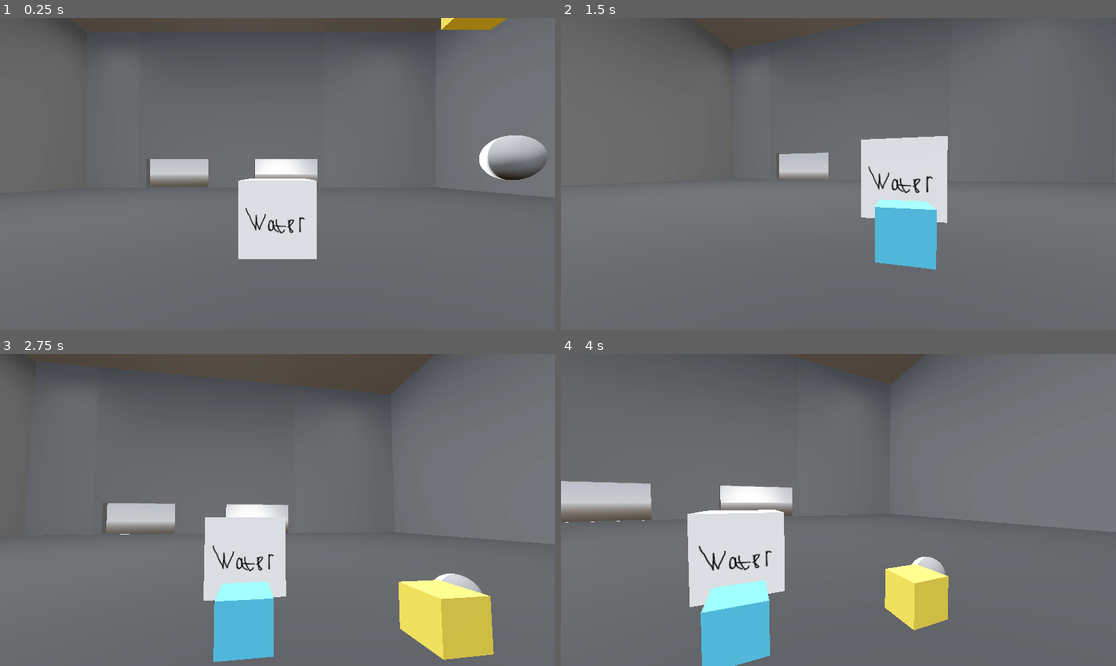
Above: before the commit, frames 1-4 (two rows, left to right).
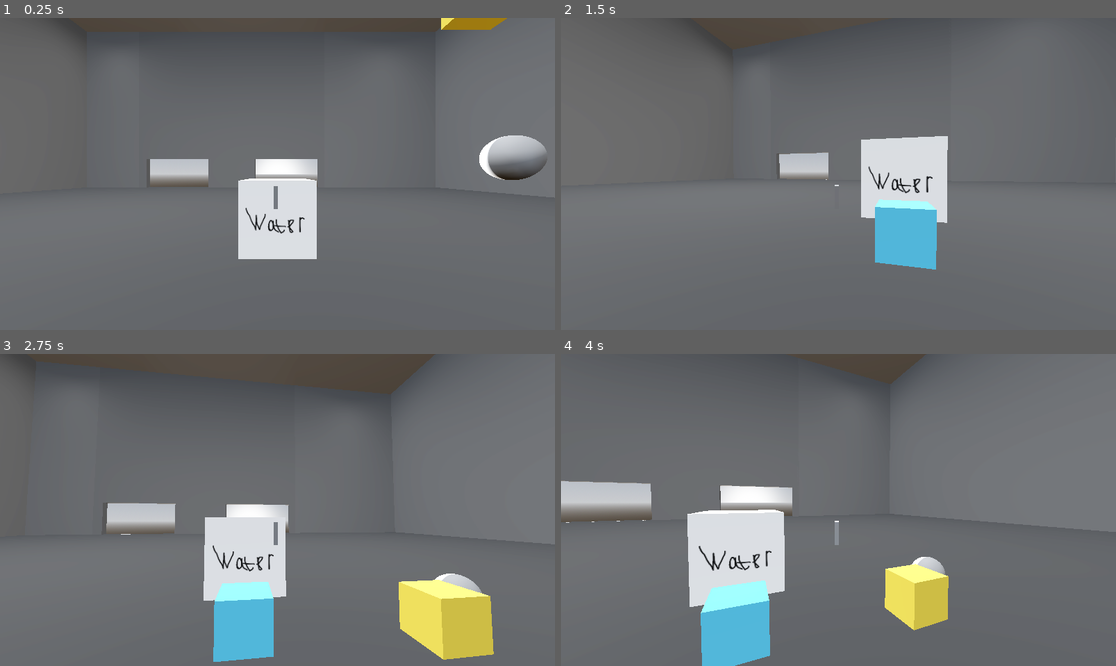
Above: after the commit, the same moments.

Repository: Meow-jar/Bread-factor
Game: Godot game, scene res://node_3d.tscn
Same seed, same stepped clock (60 frames per second), same inputs: the game is played once before the commit and once after it.
Inputs (mouse positions are in pixels of both pictures, inside the frame that each line leads up to):
- Up to frame 1 (0.25 s): no input
- Up to frame 2 (1.5 s): move the mouse to (866, 174) at 0.52 s; move the mouse to (810, 174) at 1.27 s
- Up to frame 3 (2.75 s): tap Enter at 2 s; move the mouse to (288, 503) at 2.02 s
- Up to frame 4 (4 s): move the mouse to (832, 516) at 2.77 s; tap Space at 3.5 s; move the mouse to (877, 513) at 3.52 s

The runs differ from the first frame. In frame 1, less than 0.1% of the frame differs, in the area x 45-79%, y 3-62%; in frame 2, less than 0.1%; in frame 3, less than 0.1%; in frame 4, less than 0.1%, in the area x 0-99%, y 0-62%.

Commit message:
build 0.2.7
исправлен баг с застреванием объектов

Diff:
--- a/Ingredients/flour.tscn
+++ b/Ingredients/flour.tscn
@@ -11,6 +11,7 @@
 
 [node name="flour" type="RigidBody3D" unique_id=311863782]
 collision_layer = 2
+collision_mask = 3
 
 [node name="MeshInstance3D" type="MeshInstance3D" parent="." unique_id=325938741]
 material_override = SubResource("StandardMaterial3D_6l260")
--- a/Ingredients/water.tscn
+++ b/Ingredients/water.tscn
@@ -11,6 +11,7 @@
 
 [node name="water" type="RigidBody3D" unique_id=311863782]
 collision_layer = 2
+collision_mask = 3
 
 [node name="MeshInstance3D" type="MeshInstance3D" parent="." unique_id=325938741]
 material_override = SubResource("StandardMaterial3D_7wcun")
--- a/character_body_3d.tscn
+++ b/character_body_3d.tscn
@@ -11,6 +11,7 @@
 @onready var camer = $camer
 @onready var pick_up_ray = $camer/Camera3D/RayCast3D
 @onready var hand = $camer/Camera3D/hand/MeshInstance3D
+var action = true
 const SPEED = 5.0
 const JUMP_VELOCITY = 4.5
 var gravity: float = ProjectSettings.get_setting(\"physics/3d/default_gravity\")
@@ -51,27 +52,46 @@
 
 func pickup():
 	var object = pick_up_ray.get_collider()
-	if pick_up_ray.is_colliding():
-		if object.is_in_group(\"pickable\") and Input.is_action_just_pressed(\"action\"):
-			held_object = object
-			held_object.collision_layer = 2
-			object_is_picked = true
+	if action == true:
+		if pick_up_ray.is_colliding():
+			if object.is_in_group(\"pickable\") and Input.is_action_just_pressed(\"action\"):
+				held_object = object
+				held_object.collision_layer = 2
+				object_is_picked = true
 
-	if Input.is_action_just_pressed(\"action\") and held_object and object_is_picked and hold_object:
-		held_object.linear_velocity = Vector3(0.1, 0.1, 0.1)
-		held_object = null
-		object_is_picked = false
-		hold_object = false
+
+	if action == true:
+		if Input.is_action_just_pressed(\"action\") and held_object and object_is_picked and hold_object:
+			held_object.linear_velocity = Vector3(0.1, 0.1, 0.1)
+			held_object = null
+			object_is_picked = false
+			hold_object = false
 
 	if held_object and object_is_picked:
 		held_object.global_position = hand.global_position
 		held_object.global_rotation = hand.global_rotation
 		hold_object = true
+
+
+func _on_area_3d_body_entered(body: Node3D) -> void:
+	if body != $\"../water\" and $\"../flour\" and player:
+		action = false
+	pass # Replace with function body.
+
+
+func _on_area_3d_body_exited(body: Node3D) -> void:
+	if body != $\"../water\" and $\"../flour\" and player:
+		action = true
+	pass # Replace with function body.
 "
 
 [sub_resource type="CapsuleShape3D" id="CapsuleShape3D_iwpo4"]
 
 [sub_resource type="BoxMesh" id="BoxMesh_bu0v1"]
+
+[sub_resource type="CapsuleShape3D" id="CapsuleShape3D_bu0v1"]
+radius = 0.37451172
+height = 2.4684982
 
 [sub_resource type="CapsuleMesh" id="CapsuleMesh_bu0v1"]
 
@@ -98,8 +118,13 @@
 
 [node name="MeshInstance3D" type="MeshInstance3D" parent="camer/Camera3D/hand" unique_id=1591494827]
 transform = Transform3D(0.04, 0, 0, 0, 0.2, 0, 0, 0, 0.2, -0.014862359, -0.20550257, -1.8598412)
-visible = false
 mesh = SubResource("BoxMesh_bu0v1")
+
+[node name="Area3D" type="Area3D" parent="camer/Camera3D/hand" unique_id=250990419]
+
+[node name="CollisionShape3D" type="CollisionShape3D" parent="camer/Camera3D/hand/Area3D" unique_id=1058651138]
+transform = Transform3D(1, 0, 0, 0, 0.0059864917, 0.99998206, 0, -0.99998206, 0.0059864917, 0, -0.18288046, -1.240687)
+shape = SubResource("CapsuleShape3D_bu0v1")
 
 [node name="MeshInstance3D" type="MeshInstance3D" parent="." unique_id=2089664391]
 mesh = SubResource("CapsuleMesh_bu0v1")
@@ -107,3 +132,6 @@
 [node name="CollisionShape3D2" type="CollisionShape3D" parent="." unique_id=1667316309]
 transform = Transform3D(1, 0, 0, 0, 1, 0, 0, 0, 1, -0.008178711, 0.5892395, -0.53242296)
 shape = SubResource("CylinderShape3D_bu0v1")
+
+[connection signal="body_entered" from="camer/Camera3D/hand/Area3D" to="." method="_on_area_3d_body_entered"]
+[connection signal="body_exited" from="camer/Camera3D/hand/Area3D" to="." method="_on_area_3d_body_exited"]
--- a/factor.tscn
+++ b/factor.tscn
@@ -1,6 +1,20 @@
 [gd_scene format=3 uid="uid://c0fd6m3ph5ka3"]
 
 [ext_resource type="ArrayMesh" uid="uid://cvcf8ryl4lr1p" path="res://model/breadfactorv2.obj" id="1_ubbsx"]
+
+[sub_resource type="GDScript" id="GDScript_ubbsx"]
+script/source = "extends Node3D
+
+
+# Called when the node enters the scene tree for the first time.
+func _ready() -> void:
+	pass # Replace with function body.
+
+
+# Called every frame. 'delta' is the elapsed time since the previous frame.
+func _process(delta: float) -> void:
+	pass
+"
 
 [sub_resource type="ProceduralSkyMaterial" id="ProceduralSkyMaterial_a202f"]
 sky_horizon_color = Color(0.66224277, 0.6717428, 0.6867428, 1)
@@ -21,6 +35,7 @@
 data = PackedVector3Array(51.7418, 35.4207, 47.3238, 51.7418, 27.9207, 45.7692, 51.7418, 27.9207, 47.3238, 51.7418, 35. …(121828 unchanged characters)…
 
 [node name="Node3D" type="Node3D" unique_id=221347782]
+script = SubResource("GDScript_ubbsx")
 
 [node name="WorldEnvironment" type="WorldEnvironment" parent="." unique_id=362263697]
 environment = SubResource("Environment_a0tk4")
--- a/node_3d.tscn
+++ b/node_3d.tscn
@@ -45,6 +45,7 @@
 transform = Transform3D(1, 0, 0, 0, 1, 0, 0, 0, 1, 0, 5.2928104, 0)
 
 [node name="factor" parent="." unique_id=197515386 instance=ExtResource("5_jka67")]
+transform = Transform3D(1, 0, 0, 0, 1, 0, 0, 0, 1, 0.031407833, 0, 0.0204525)
 
 [node name="mix_machine" parent="." unique_id=867410158 instance=ExtResource("3_a0tk4")]
 transform = Transform3D(1, 0, 0, 0, 1, 0, 0, 0, 1, 0, 4.443521, -6.6995406)
